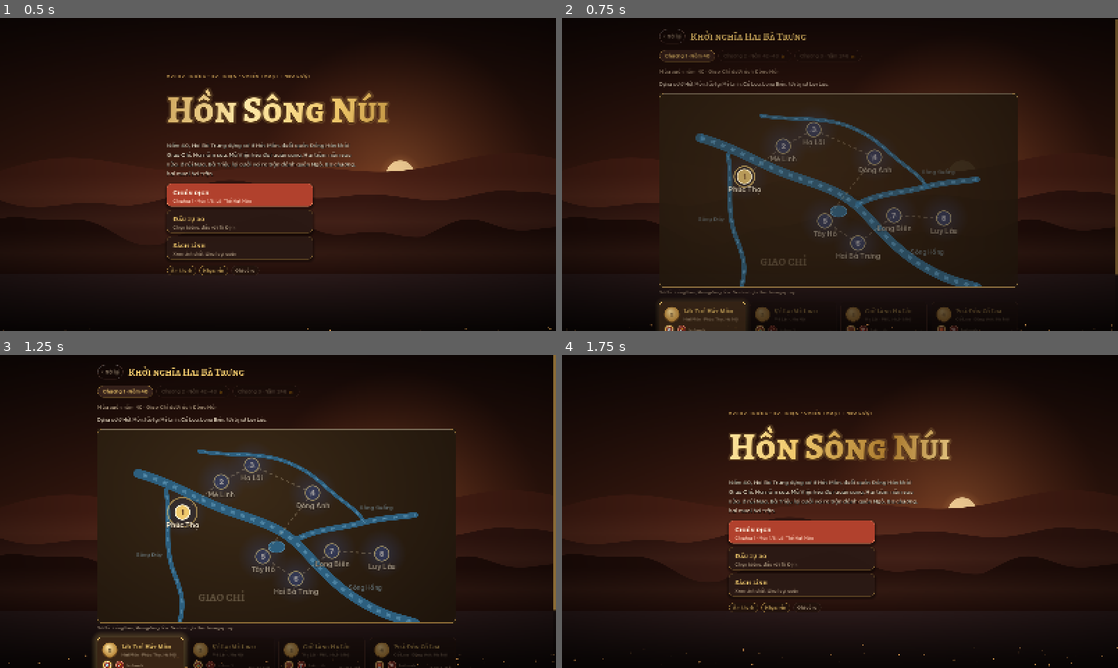
Above: before the commit, frames 1-4 (two rows, left to right).
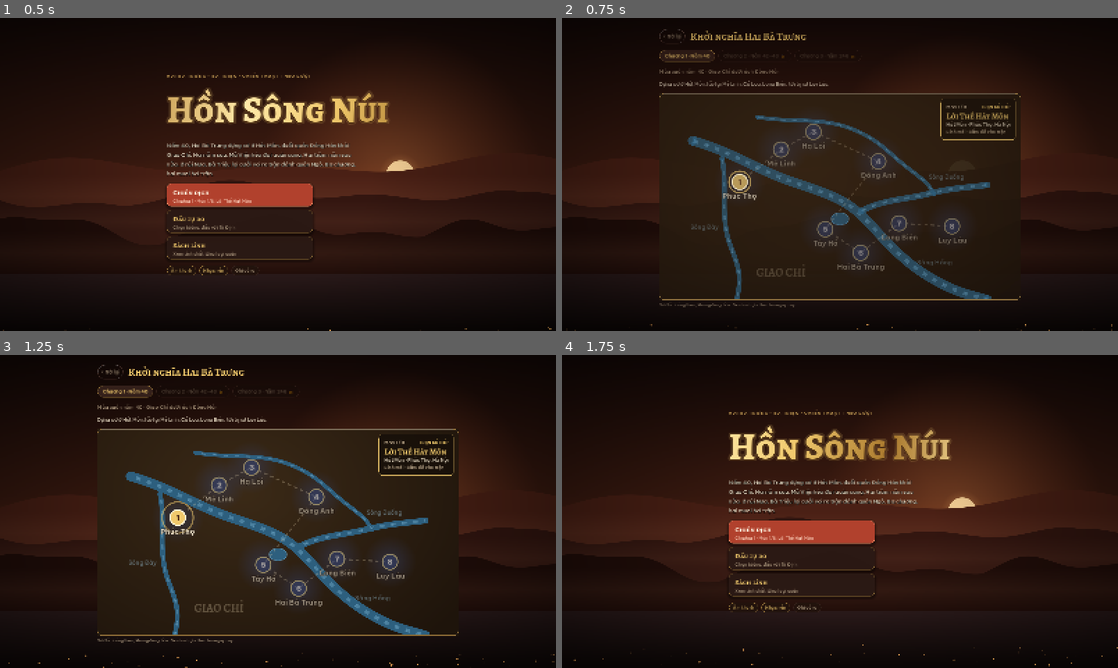
Above: after the commit, the same moments.

Repository: NguyenVanDo51/hon-song-nui
Game: Godot game, scene res://main.tscn
Two runs of this game, one before a commit and one after it. Both use one fixed random seed, a clock stepped at 60 frames per second and the inputs below.
Inputs (mouse positions are in pixels of both pictures, inside the frame that each line leads up to):
- Up to frame 1 (0.5 s): no input
- Up to frame 2 (0.75 s): click (801, 196) at 0.52 s
- Up to frame 3 (1.25 s): no input
- Up to frame 4 (1.75 s): click "‹ Trở lại" at 1.25 s

Frame 1 is identical in both runs. In frame 2, 10% of the frame differs, in the area x 17-100%, y 0-100%; in frame 3, 11%, in the area x 16-100%, y 0-100%; in frame 4, nothing differs.

Commit message:
campaign: drop the mission cards, the map is the menu; hover info box (number, status, title, place, what's new), bigger map
Co-Authored-By: Claude Opus 5.5 <noreply@anthropic.com>

Diff:
--- a/scripts/ui/camp_map.gd
+++ b/scripts/ui/camp_map.gd
@@ -25,11 +25,13 @@
 
 func _fit() -> void:
 	var vh := get_viewport_rect().size.y if is_inside_tree() else 900.0
-	custom_minimum_size.y = minf(size.x * 0.7, vh * 0.62) if size.x > 0 else 400.0
+	custom_minimum_size.y = minf(size.x * 0.7, vh * 0.66) if size.x > 0 else 400.0
 
 func _notification(what: int) -> void:
 	if what == NOTIFICATION_ENTER_TREE:
 		_fit.call_deferred()
+	elif what == NOTIFICATION_MOUSE_EXIT:
+		hover = ""
 
 ## SVG path with absolute M / C / S commands -> polyline
 static func parse_path(d: String) -> PackedVector2Array:
@@ -92,22 +94,77 @@
 	if is_visible_in_tree():
 		queue_redraw()
 
-func _node_at(pos: Vector2) -> String:
+## mission node under pos; locked ones count only when any_state (hover shows their name, clicks ignore them)
+func _node_at(pos: Vector2, any_state := false) -> String:
 	for i in missions.size():
 		var m: Dictionary = missions[i]
-		var ci := Content.mission_index(m.id)
-		if ci > open_index and not Store.is_done(m.id):
+		if not any_state and _locked(m):
 			continue
 		if pos.distance_to(_p(Vector2(m.pos[0], m.pos[1]))) <= 3.6 * _scale():
 			return m.id
 	return ""
 
+func _locked(m: Dictionary) -> bool:
+	return Content.mission_index(m.id) > open_index and not Store.is_done(m.id)
+
+## info box for the hovered mission (or the next one to play): number, status, title, place, what's new.
+## Sits in the top corner away from that node so it never covers it.
+func _draw_info(s: float) -> void:
+	var id := hover
+	if id == "":
+		for m: Dictionary in missions:
+			if Content.mission_index(m.id) == open_index:
+				id = m.id
+	if id == "":
+		return
+	var k := -1
+	for j in missions.size():
+		if missions[j].id == id:
+			k = j
+	if k < 0:
+		return
+	var m: Dictionary = missions[k]
+	var done := Store.is_done(m.id)
+	var locked := _locked(m)
+	var status := "ĐÃ THẮNG" if done else ("CHƯA MỞ" if locked else "TRẬN KẾ TIẾP")
+	var status_col := Style.GOOD if done else (Style.MUTED if locked else Style.GOLD)
+	var nu: Array = m.get("newUnits", []).filter(func(x: String) -> bool: return x != "hero")
+	var note := "Lính mới" if nu.size() else ("Tướng mới" if m.get("newUnits", []).has("hero") else ("Trận cuối chương" if k == missions.size() - 1 else ""))
+	var hint := "Thắng màn trước để mở" if locked else ("Bấm để chơi lại" if done else "Bấm để vào trận")
+	if note != "":
+		hint = note + " · " + hint
+	var head := "MÀN %d / %d" % [k + 1, missions.size()]
+	var rows := [
+		[Style.bold, head, 12, Style.MUTED],
+		[Style.display, m.title, 24, Style.GOLD],
+		[Style.body, m.get("place", ""), 14, Style.INK],
+		[Style.semi, hint, 13, Style.MUTED],
+	]
+	var w := Style.bold.get_string_size(head + "    " + status, HORIZONTAL_ALIGNMENT_LEFT, -1, 12).x
+	for r: Array in rows:
+		w = maxf(w, (r[0] as Font).get_string_size(r[1], HORIZONTAL_ALIGNMENT_LEFT, -1, r[2]).x)
+	w = minf(w + 32, size.x * 0.45)
+	var h := 16.0 + 18 + 32 + 22 + 20 + 12
+	var node_x := _p(Vector2(m.pos[0], m.pos[1])).x
+	var x := size.x - w - 14 if node_x < size.x / 2 else 14.0
+	var box := Rect2(x, 14, w, h)
+	draw_style_box(Style.box(Color(0.09, 0.06, 0.035, 0.88), Color(status_col, 0.55), 10, 0), box)
+	var y := box.position.y + 16
+	Draw.text_a(self, Style.bold, Vector2(x + 16, y), head, 12, Style.MUTED, 0.0, true)
+	Draw.text_a(self, Style.bold, Vector2(x + w - 16, y), status, 12, status_col, 1.0, true)
+	y += 18
+	Draw.text_a(self, Style.display, Vector2(x + 16, y), m.title, 24, Style.GOLD if not locked else Style.MUTED, 0.0, true)
+	y += 32
+	Draw.text_a(self, Style.body, Vector2(x + 16, y), m.get("place", ""), 14, Style.INK, 0.0, true)
+	y += 22
+	Draw.text_a(self, Style.semi, Vector2(x + 16, y), hint, 13, Style.MUTED, 0.0, true)
+
 func _gui_input(ev: InputEvent) -> void:
 	if ev is InputEventMouseMotion:
-		var h := _node_at(ev.position)
+		var h := _node_at(ev.position, true)
 		if h != hover:
 			hover = h
-			mouse_default_cursor_shape = Control.CURSOR_POINTING_HAND if h != "" else Control.CURSOR_ARROW
+			mouse_default_cursor_shape = Control.CURSOR_POINTING_HAND if _node_at(ev.position) != "" else Control.CURSOR_ARROW
 	elif ev is InputEventMouseButton and ev.pressed and ev.button_index == MOUSE_BUTTON_LEFT:
 		var id := _node_at(ev.position)
 		if id != "":
@@ -210,5 +267,6 @@
 		Draw.text_c(self, Style.xbold, c, str(missions.find(m) + 1), int(round(2.6 * s)), Color(Color("#3a1a10") if cur else Style.INK, al))
 		var name: String = m.get("region", m.get("place", ""))
 		Draw.text_a(self, Style.bold, c + Vector2(0, 5.6 * s), name, int(round(2.5 * s)), Color(Style.INK, al), 0.5, false, int(0.7 * s), Color("#1a0f08"))
+	_draw_info(s)
 	# frame
 	draw_style_box(Style.box(Color.TRANSPARENT, Style.BRONZE_2, 12, 0), Rect2(Vector2.ZERO, size))
--- a/scripts/ui/menus.gd
+++ b/scripts/ui/menus.gd
@@ -1,6 +1,6 @@
 class_name Menus
 extends Control
-## menu screens over the animated backdrop: title, campaign (chapter map + mission cards), briefing, skirmish,
+## menu screens over the animated backdrop: title, campaign (chapter tabs + clickable map), briefing, skirmish,
 ## plus the codex overlay (added above the game screen). Port of the menu half of src/ui/screens.js + shell.html.
 
 const LOGO_SHADER := preload("res://shaders/logo.gdshader")
@@ -324,52 +324,7 @@
 	mv.add_child(map)
 	mv.add_child(Style.lbl(ch.get("note", ""), 12, Style.MUTED))
 	v.add_child(mv)
-	var grid := _grid(230)
-	var ms := Content.missions_of(chapter_id)
-	for k in ms.size():
-		grid.add_child(_mission_card(ms[k], Content.mission_index(ms[k].id), open, k + 1, k == ms.size() - 1))
-	v.add_child(grid)
-
-func _mission_card(m: Dictionary, i: int, open: int, number: int, last := false) -> Control:
-	var done := Store.is_done(m.id)
-	var locked := i > open and not done
-	var cv := Style.vbox(8)
-	var top := Style.hbox(12)
-	top.add_child(Medal.make(number, done))
-	var tv := Style.vbox(2)
-	tv.size_flags_horizontal = Control.SIZE_EXPAND_FILL
-	var t := Style.lbl(m.title, 19, Style.GOLD, Style.display, true)
-	tv.add_child(t)
-	tv.add_child(Style.lbl(m.get("place", ""), 12, Style.MUTED, null, true))
-	top.add_child(tv)
-	cv.add_child(top)
-	var mu := Style.hbox(6)
-	mu.custom_minimum_size.y = 30
-	mu.add_child(Token.make("p", "hero", m.hero, 30))
-	var nu: Array = m.get("newUnits", []).filter(func(x: String) -> bool: return x != "hero")
-	for ty: String in nu:
-		mu.add_child(Token.make("p", ty, m.hero, 30))
-	var new_hero: bool = m.get("newUnits", []).has("hero")
-	var note := Style.lbl("lính mới" if nu.size() else ("tướng mới" if new_hero else ("trận cuối chương" if last else "")), 12, Style.MUTED)
-	note.size_flags_vertical = Control.SIZE_SHRINK_CENTER
-	mu.add_child(note)
-	var sp := Control.new()
-	sp.size_flags_horizontal = Control.SIZE_EXPAND_FILL
-	mu.add_child(sp)
-	var badge := "Đã thắng" if done else ("Chưa mở" if locked else "")
-	if badge != "":
-		var f := FontVariation.new()
-		f.base_font = Style.bold
-		f.spacing_glyph = 1
-		var bl := Style.lbl(badge.to_upper(), 11, Style.GOOD if done else Style.MUTED, f)
-		bl.size_flags_vertical = Control.SIZE_SHRINK_END
-		mu.add_child(bl)
-	cv.add_child(mu)
-	var card := _click_card(cv, func() -> void:
-		_sfx("ui")
-		show_briefing(m), not locked, i == open, i == open)
-	card.size_flags_horizontal = Control.SIZE_EXPAND_FILL
-	return card
+	# no mission cards: the map is the menu (hover a node for its title, click to open the briefing)
 
 # ---------- briefing ----------
 func show_briefing(m: Dictionary) -> void:
